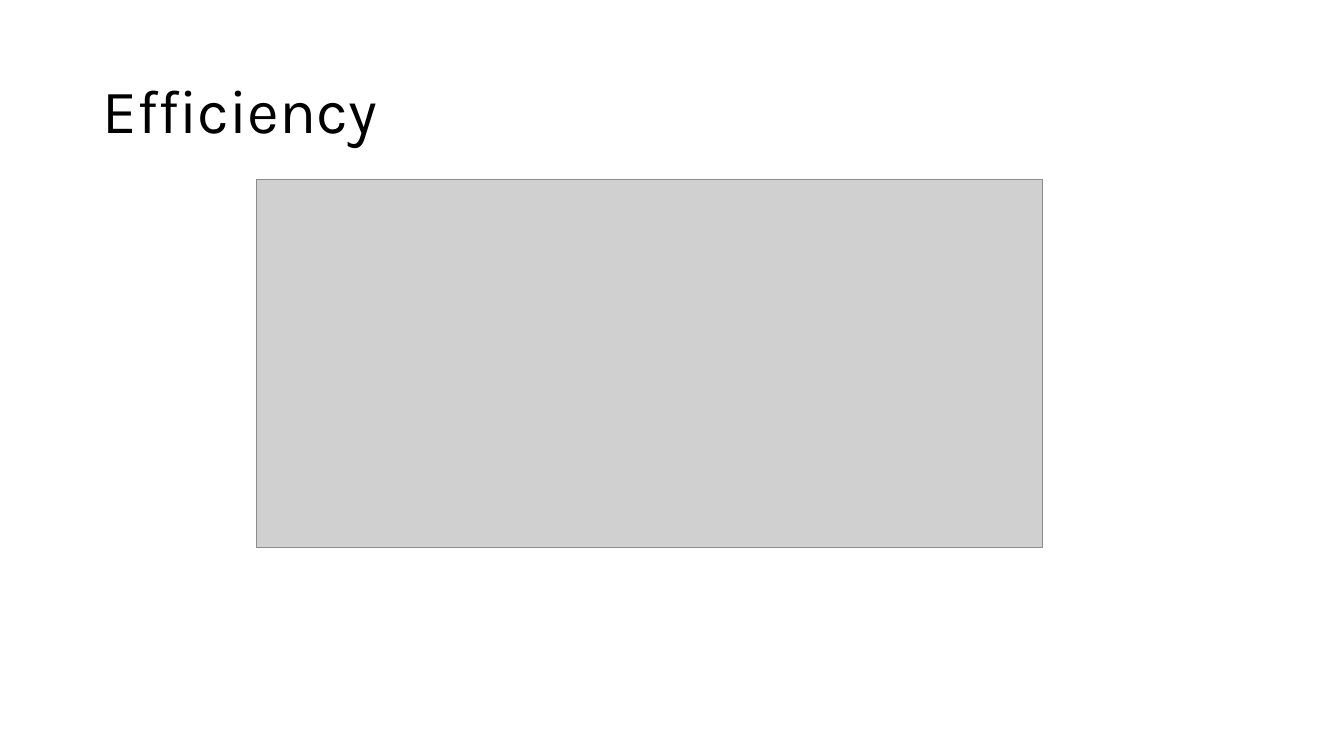
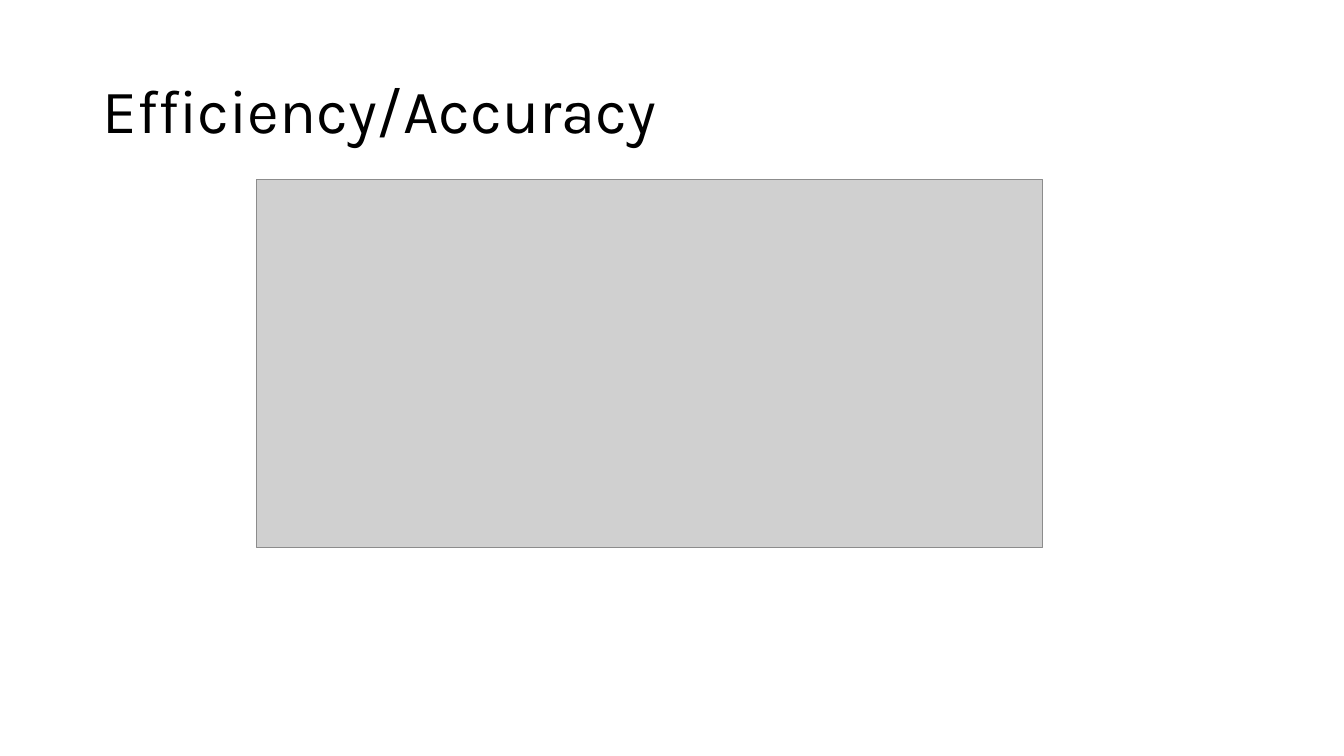
Before and after one commit to nsmader/repro-research-demo, a slide deck: slide 5 of Presentation -- From Spaghetti to Lasagna.pptx. Drawn at 1344x756 pixels with LibreOffice and Linux fonts; fonts in the diff are those of the drawing; grey boxes stand for pictures. Boxes give left, top, right and bottom in pixels: in the first picture for what was removed or moved away, otherwise in the second. Text is boxed around its words. In the diff, an @@ line names an element or a change of style, - is before the commit and + after.

```diff
--- a/Presentation -- From Spaghetti to Lasagna.pptx
+++ b/Presentation -- From Spaghetti to Lasagna.pptx
@@ title at (102, 88, 656, 148): text changed @@
-Efficiency
+Efficiency/Accuracy
```
Also in this commit, not shown: 1 other slide changed, 1 slide added.
